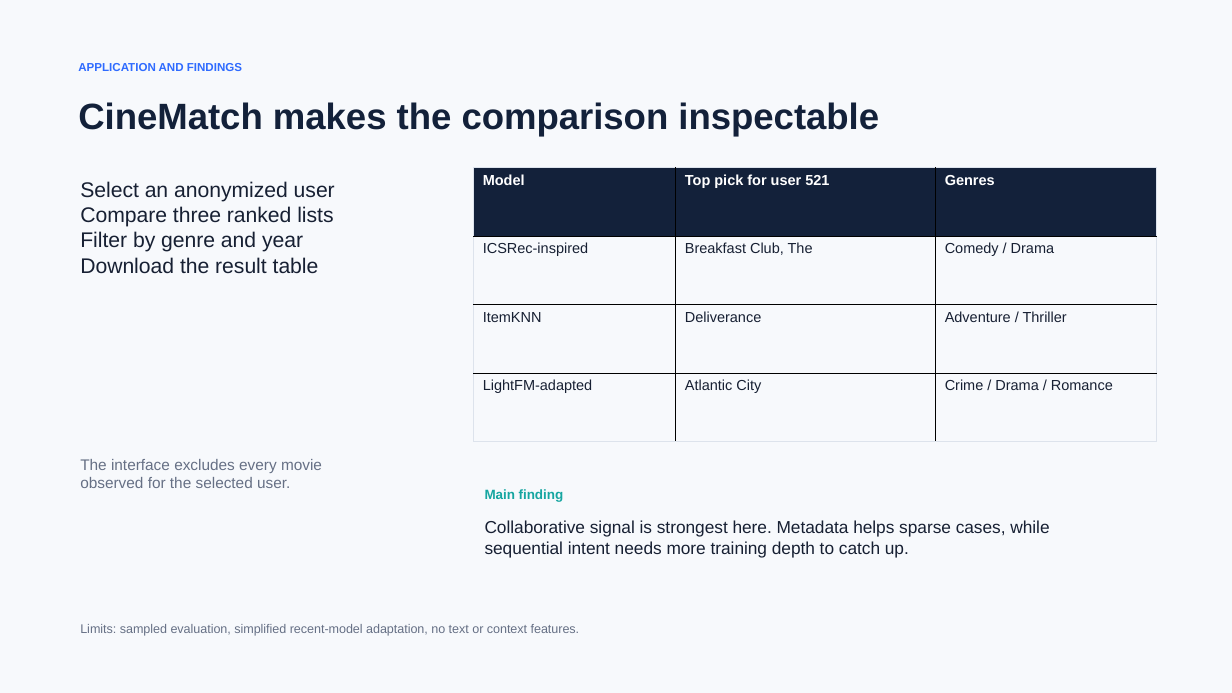
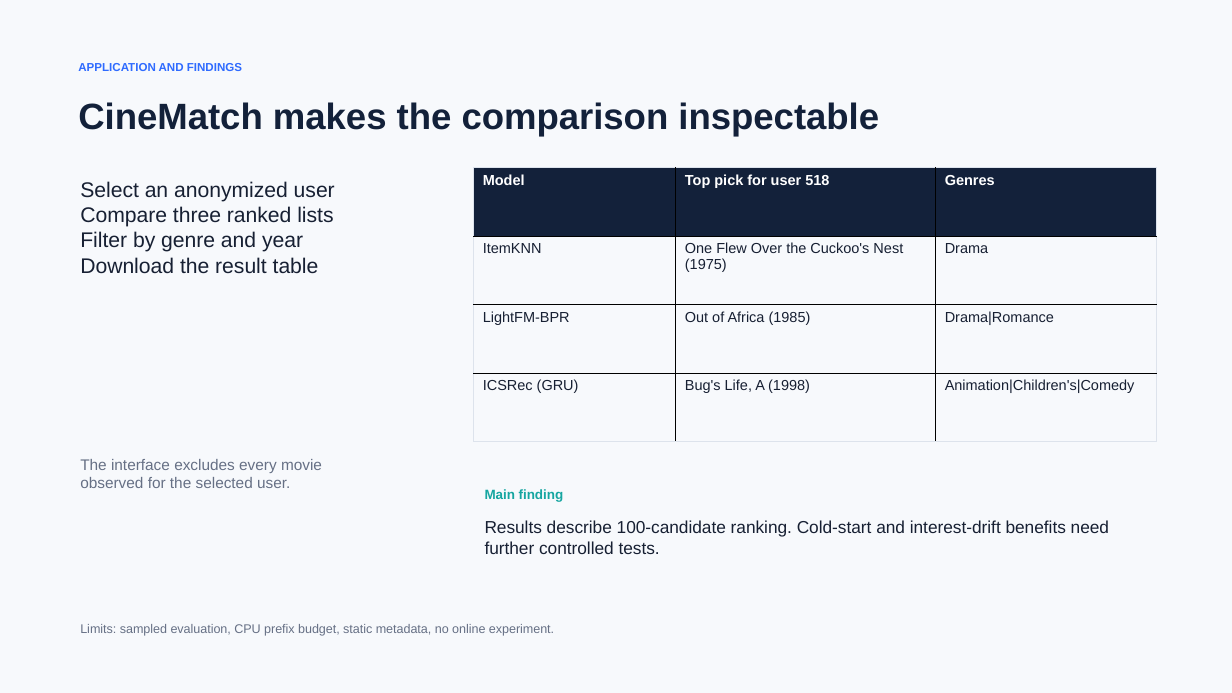
Before and after one commit to showmaker1014/movielens-movie-recommender, a slide deck: slide 6 of presentation/MovieLens_Recommender_5min.pptx. Drawn at 1232x693 pixels with LibreOffice and Linux fonts; fonts in the diff are those of the drawing. Boxes give left, top, right and bottom in pixels: in the first picture for what was removed or moved away, otherwise in the second. Text is boxed around its words. In the diff, an @@ line names an element or a change of style, - is before the commit and + after.

Commit message:
docs(results): rerun MovieLens and refresh report, figures and slides

```diff
--- a/presentation/MovieLens_Recommender_5min.pptx
+++ b/presentation/MovieLens_Recommender_5min.pptx
@@ table at [473, 167, 1157, 442] @@
-row 1, column 2: Top pick for user 521
+row 1, column 2: Top pick for user 518
-row 2: ICSRec-inspired | Breakfast Club, The | Comedy / Drama
+row 2: ItemKNN | One Flew Over the Cuckoo's Nest (1975) | Drama
-row 3: ItemKNN | Deliverance | Adventure / Thriller
+row 3: LightFM-BPR | Out of Africa (1985) | Drama|Romance
-row 4: LightFM-adapted | Atlantic City | Crime / Drama / Romance
+row 4: ICSRec (GRU) | Bug's Life, A (1998) | Animation|Children's|Comedy
@@ text at [485, 520, 1109, 554]: text changed @@
-Collaborative signal is strongest here. Metadata helps sparse cases, while sequential intent needs more training depth to catch up.
+Results describe 100-candidate ranking. Cold-start and interest-drift benefits need further controlled tests.
@@ text at [80, 624, 554, 636]: text changed @@
-Limits: sampled evaluation, simplified recent-model adaptation, no text or context features.
+Limits: sampled evaluation, CPU prefix budget, static metadata, no online experiment.
```
Also in this commit, not shown: 4 other slides changed, 19 other files.
